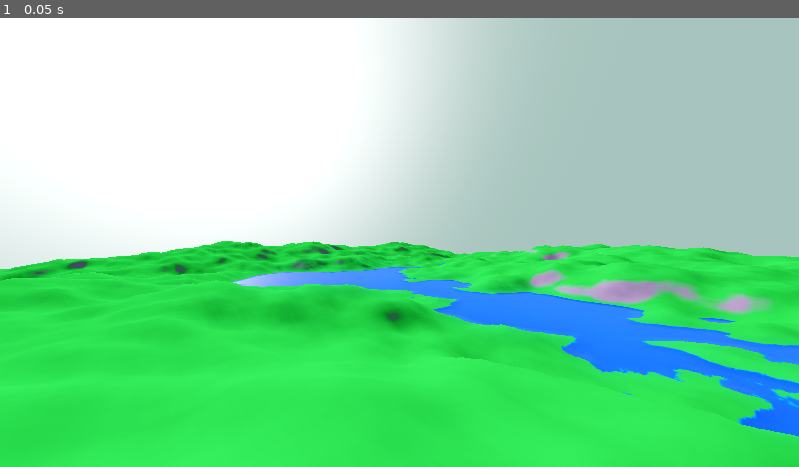
Above: before the commit, frame 1.
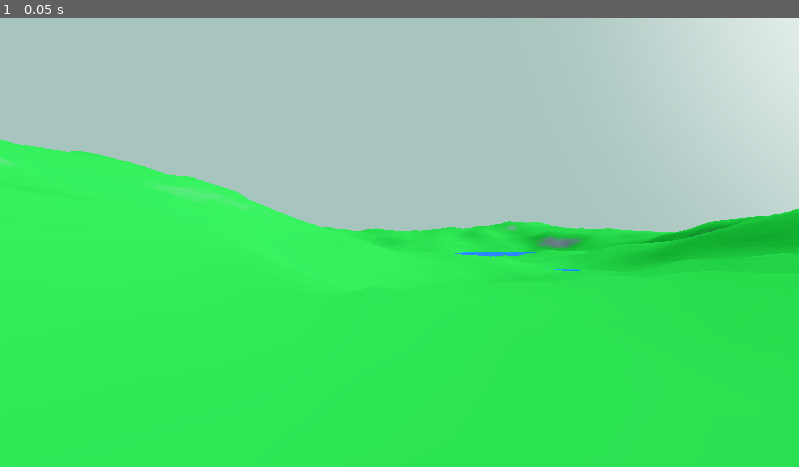
Above: after the commit, the same moment.

Repository: zalan24/Godot-Demos
Game: Godot game, scene res://main_scene.tscn
Two runs of this game, one before a commit and one after it. Both use one fixed random seed, a clock stepped at 60 frames per second and the inputs below.
Inputs:
- Up to frame 1 (0.05 s): no input

The runs differ from the first frame. In frame 1, 50% of the frame differs, in the area x 0-100%, y 0-94%.

Commit message:
Screenshots added

Diff:
--- a/test-content/main_scene.tscn
+++ b/test-content/main_scene.tscn
@@ -50,4 +50,7 @@
 
 [node name="Camera3D" type="Camera3D" parent="."]
 transform = Transform3D(-0.749938, 0, 0.661508, 0, 1, 0, -0.661508, 0, -0.749938, 997.615, 318.097, -1435)
+
+[node name="Camera3D2" type="Camera3D" parent="."]
+transform = Transform3D(-0.0826861, 0, -0.996576, 0, 1, 0, 0.996576, 0, -0.0826861, 1009.92, 126.85, 645.782)
 current = true
Not shown, changed: README.md
Not shown, added: screenshots/low_new_fog.webp
Not shown, added: screenshots/low_no_fog.webp
Not shown, added: screenshots/low_old_fog.webp
Not shown, added: screenshots/new_fog.webp
Not shown, added: screenshots/no_fog.webp
Not shown, added: screenshots/old_fog.webp
